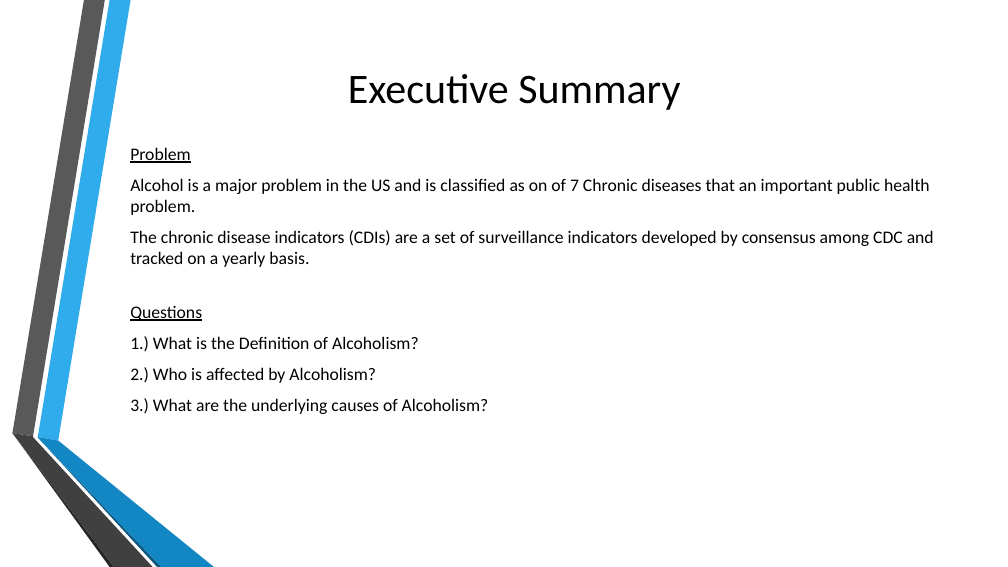
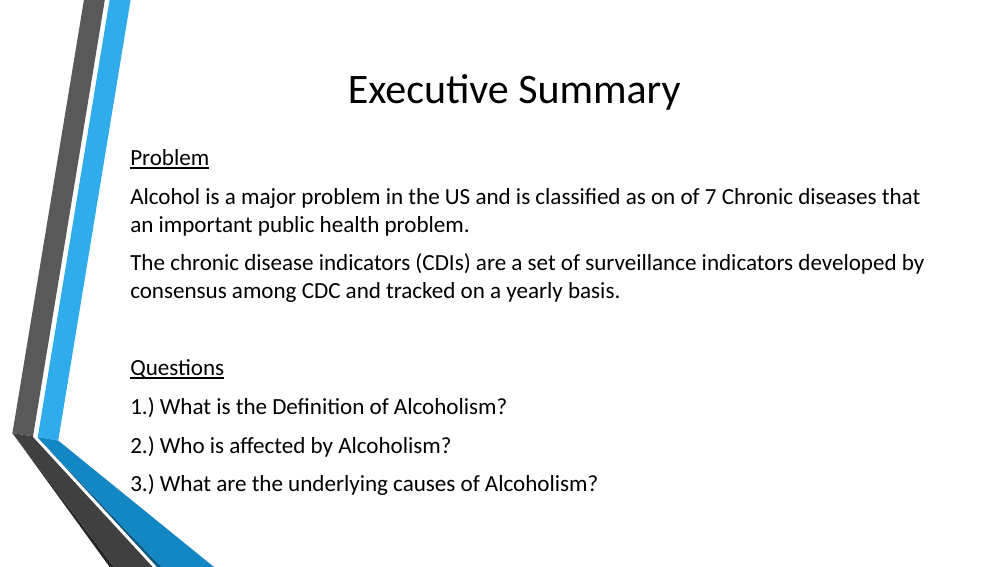
Before and after one commit to cmtaflin/Groupb2, a slide deck: slide 2 of Causes_Alcoholism_FINAL.pptx. Drawn at 1008x567 pixels with LibreOffice and Linux fonts; fonts in the diff are those of the drawing; background and template pictures are left out. Boxes give left, top, right and bottom in pixels: in the first picture for what was removed or moved away, otherwise in the second. Text is boxed around its words. In the diff, an @@ line names an element or a change of style, - is before the commit and + after.

```diff
--- a/Causes_Alcoholism_FINAL.pptx
+++ b/Causes_Alcoholism_FINAL.pptx
@@ text "Problem" at [130, 149, 924, 495]: size 16.8 to 22 pt; more space between paragraphs @@
```
Also in this commit, not shown: 8 other slides changed, 2 slides added, 1 slide removed, 1 other file.
